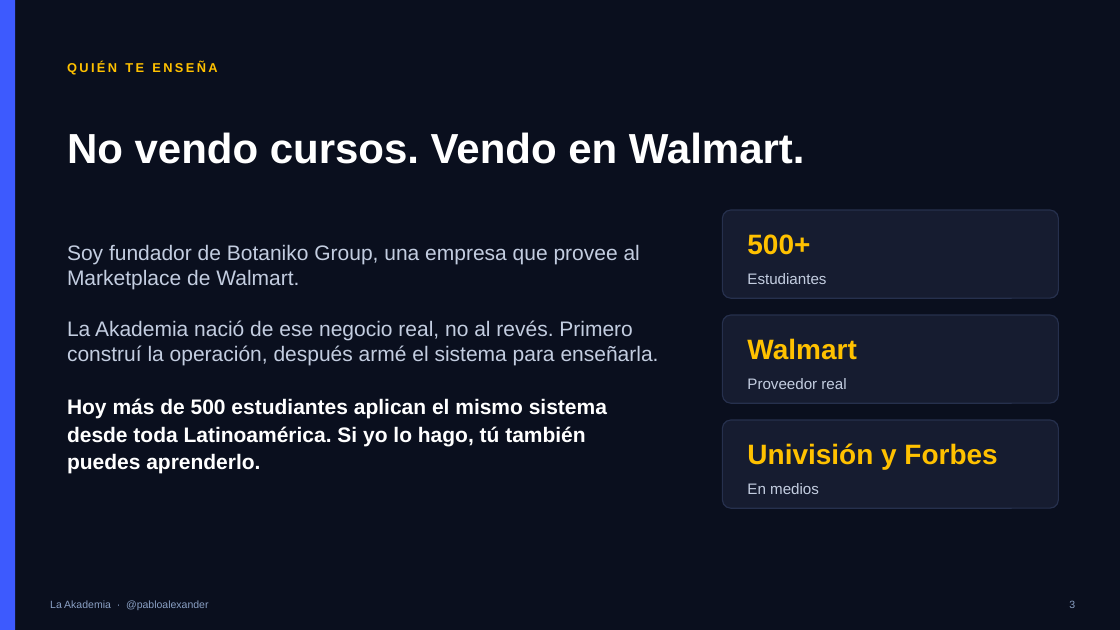
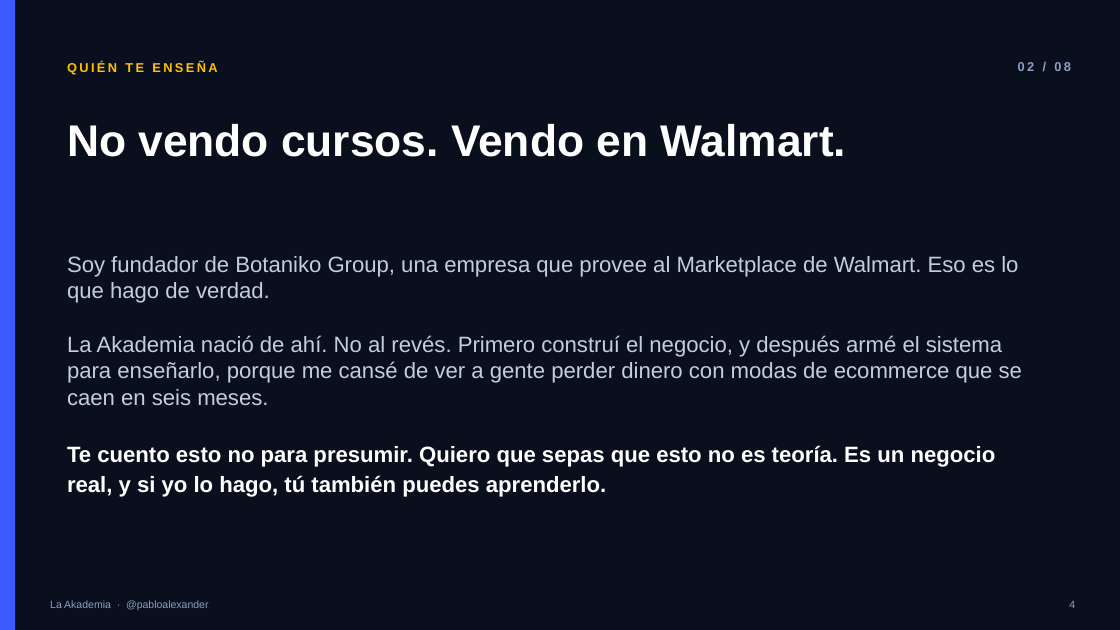
Before and after one commit to henryqueroa/pablo-torrealba-package, a slide deck: slide 4 of webinar/pablo-torrealba-webinar-deck.pptx (slide 3 before the commit). Drawn at 1120x630 pixels with LibreOffice and Linux fonts; fonts in the diff are those of the drawing. Boxes give left, top, right and bottom in pixels: in the first picture for what was removed or moved away, otherwise in the second. Text is boxed around its words. In the diff, an @@ line names an element or a change of style, - is before the commit and + after.

```diff
--- a/webinar/pablo-torrealba-webinar-deck.pptx
+++ b/webinar/pablo-torrealba-webinar-deck.pptx
@@ text added at (x1=1018, y1=62, x2=1071, y2=71), 11 pt, text #8AA0C4, bold @@
+02 / 08
@@ text "No vendo cursos. Vendo en ..." moved from (x1=67, y1=132, x2=805, y2=164) to (x1=67, y1=124, x2=847, y2=157) @@
@@ text "No vendo cursos. Vendo en ..." at (x1=67, y1=124, x2=847, y2=157): size 36 to 38 pt @@
@@ rounded rectangle removed at (x1=723, y1=210, x2=1059, y2=298) @@
@@ text removed at (x1=747, y1=234, x2=810, y2=255) @@
-500+
@@ text at (x1=67, y1=256, x2=1022, y2=497): text changed; size 18 to 19 pt @@
-Soy fundador de Botaniko Group, una empresa que provee al Marketplace de Walmart.
-La Akademia nació de ese negocio real, no al revés. Primero construí la operación, después armé el sistema para enseñarla.
-Hoy más de 500 estudiantes aplican el mismo sistema desde toda Latinoamérica. Si yo lo hago, tú también puedes aprenderlo.
+Soy fundador de Botaniko Group, una empresa que provee al Marketplace de Walmart. Eso es lo que hago de verdad.
+La Akademia nació de ahí. No al revés. Primero construí el negocio, y después armé el sistema para enseñarlo, porque me cansé de ver a gente perder dinero con modas de ecommerce que se caen en seis meses.
+Te cuento esto no para presumir. Quiero que sepas que esto no es teoría. Es un negocio real, y si yo lo hago, tú también puedes aprenderlo.
@@ text removed at (x1=747, y1=273, x2=826, y2=284) @@
-Estudiantes
@@ rounded rectangle removed at (x1=723, y1=315, x2=1059, y2=403) @@
@@ text removed at (x1=747, y1=338, x2=856, y2=360) @@
-Walmart
@@ text removed at (x1=747, y1=378, x2=846, y2=389) @@
-Proveedor real
@@ rounded rectangle removed at (x1=723, y1=420, x2=1059, y2=508) @@
@@ text removed at (x1=747, y1=443, x2=997, y2=469) @@
-Univisión y Forbes
@@ text removed at (x1=747, y1=483, x2=819, y2=494) @@
-En medios
@@ text at (x1=1069, y1=601, x2=1075, y2=608): text changed @@
-3
+4
```
Also in this commit, not shown: 13 other slides changed, 6 slides added, 3 other files.
